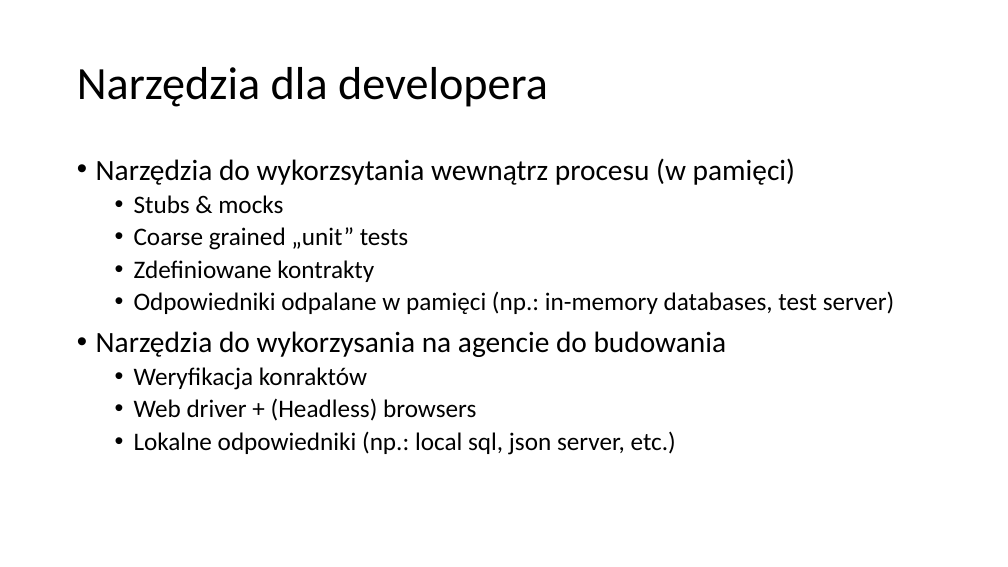
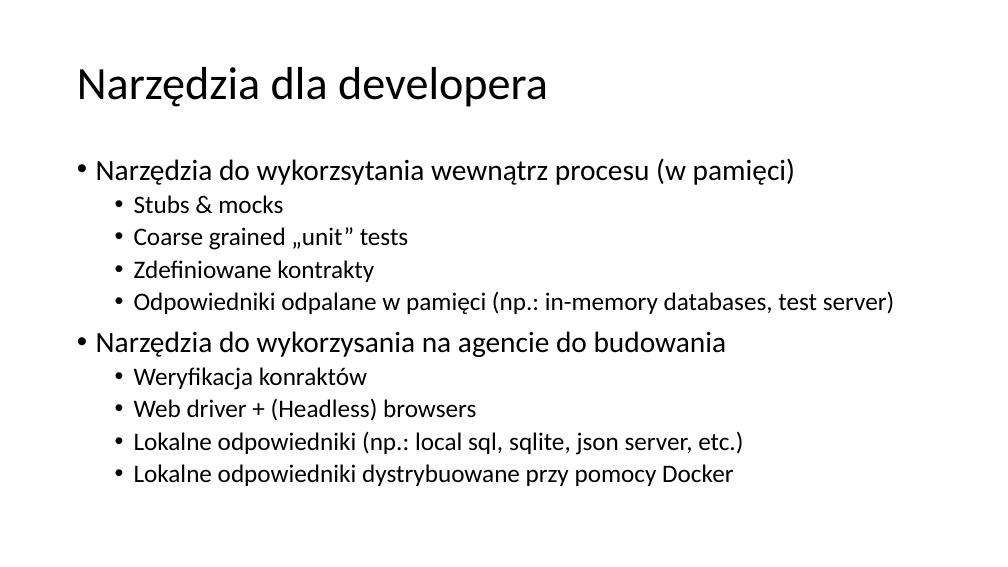
Before and after one commit to plitwinski/automated-tests-presentation, a slide deck: slide 9 of presentation/polish/Automatycznie testowalne aplikacje w srodowisku rozproszonym.pptx. Drawn at 1008x567 pixels with LibreOffice and Linux fonts; fonts in the diff are those of the drawing. Boxes give left, top, right and bottom in pixels: in the first picture for what was removed or moved away, otherwise in the second. Text is boxed around its words. In the diff, an @@ line names an element or a change of style, - is before the commit and + after.

```diff
--- a/presentation/polish/Automatycznie testowalne aplikacje w srodowisku rozproszonym.pptx
+++ b/presentation/polish/Automatycznie testowalne aplikacje w srodowisku rozproszonym.pptx
@@ text at [134, 431, 743, 486]: text changed @@
-  • Lokalne odpowiedniki (np.: local sql, json server, etc.)
+  • Lokalne odpowiedniki (np.: local sql, sqlite, json server, etc.)
+  • Lokalne odpowiedniki dystrybuowane przy pomocy Docker
```
Also in this commit, not shown: 3 other slides changed, 1 slide added, 3 slides removed, 1 other file.
